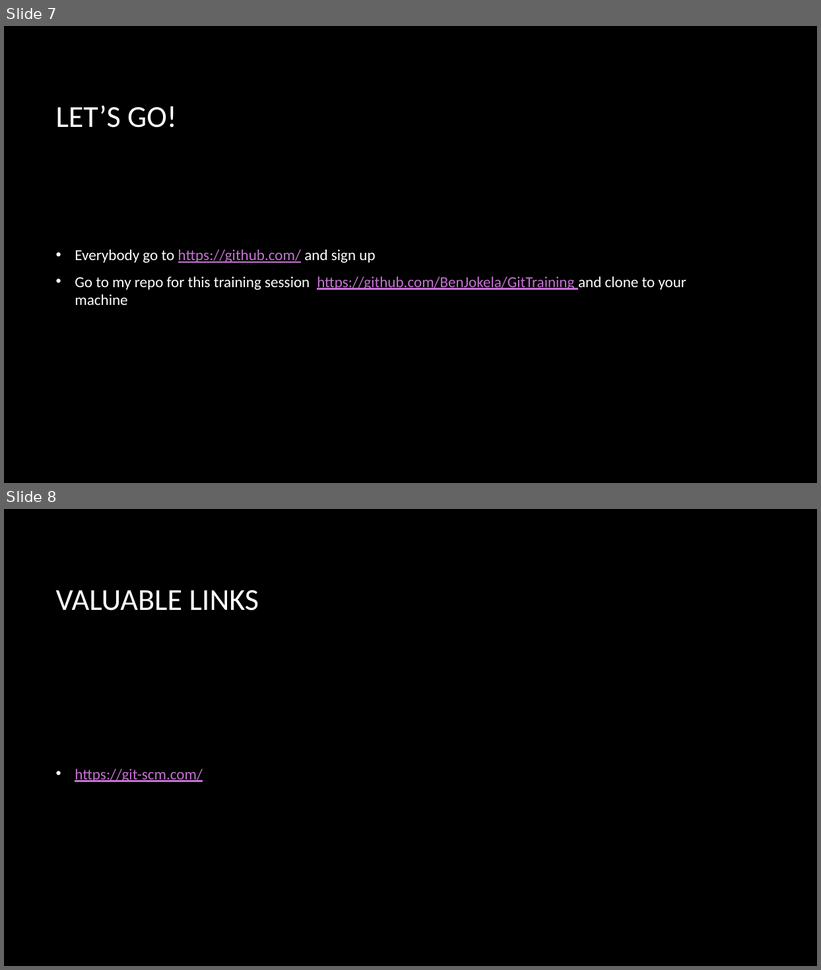
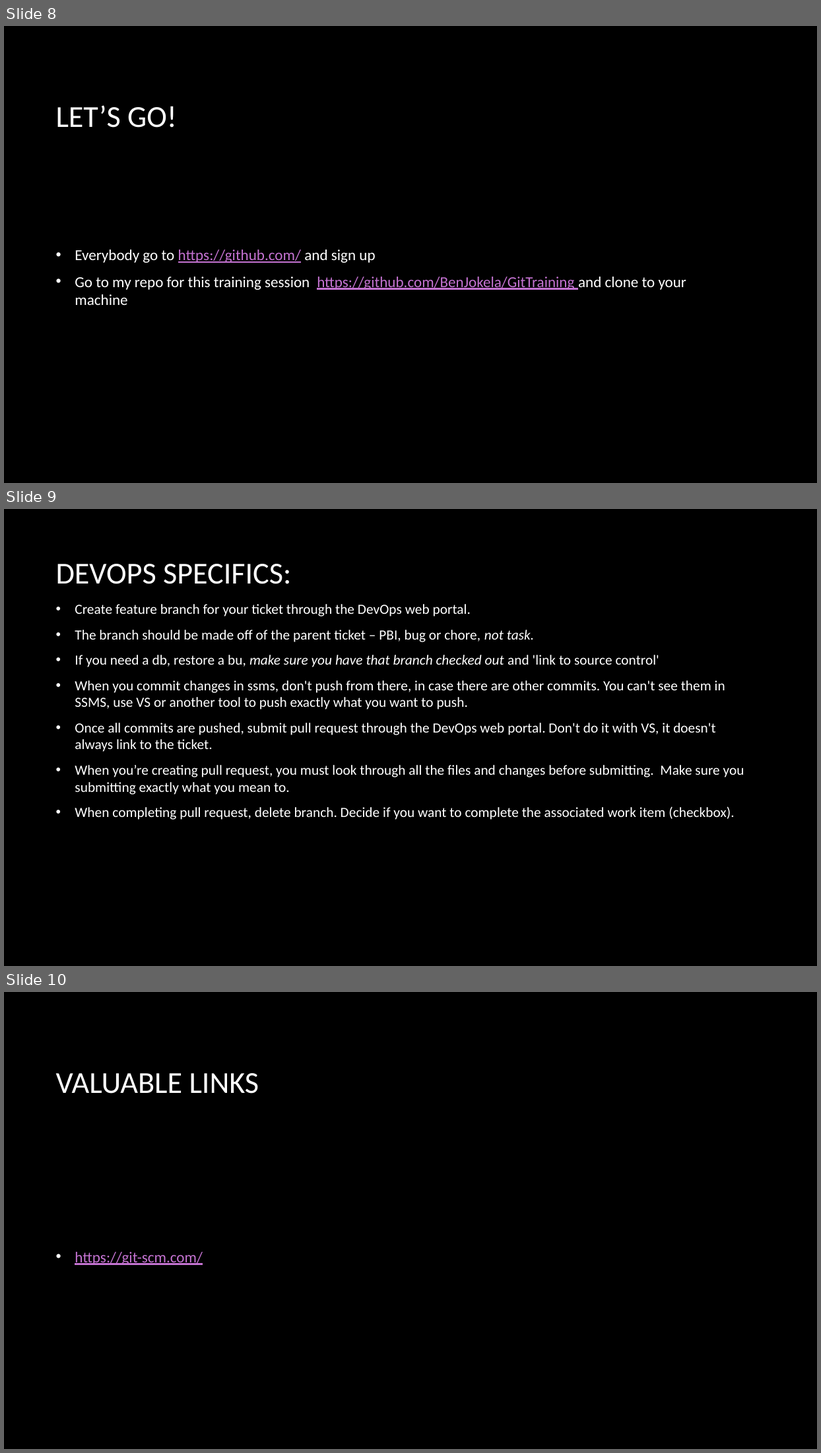
Before and after one commit to BenJokela/GitTraining, a slide deck: GIT 101.pptx. Shown one above the other, each under a label of ours: slides 7 and 8 before the commit, slides 8, 9 and 10 after it. The pictures are 821x970 and 821x1453 pixels, drawn with LibreOffice and Linux fonts; fonts in the diff are those of the drawing; background and template pictures are left out. Boxes give left, top, right and bottom in pixels: in the first picture for what was removed or moved away, otherwise in the second. Text is boxed around its words. In the diff, an @@ line names an element or a change of style, - is before the commit and + after.

Commit message:
some progress on pp

```diff
--- a/GIT 101.pptx
+++ b/GIT 101.pptx
@@ slide 9 added at <box>4,509,817,966</box>, background picture (left out) @@
@@ title added at <box>56,564,291,584</box>, 36 pt, text #FFFFFF @@
+DEVOPS SPECIFICS:
@@ text added at <box>75,604,745,820</box>, 16.6 pt, text #FFFFFF @@
+• Create feature branch for your ticket through the DevOps web portal.
+• The branch should be made off of the parent ticket – PBI, bug or chore, not task.
+• If you need a db, restore a bu, make sure you have that branch checked out and 'link to source control'
+• When you commit changes in ssms, don't push from there, in case there are other commits. You can't see them in SSMS, use VS or another tool to push exactly what you want to push.
+• Once all commits are pushed, submit pull request through the DevOps web portal. Don't do it with VS, it doesn't always link to the ticket.
+• When you’re creating pull request, you must look through all the files and changes before submitting. Make sure you submitting exactly what you mean to.
+• When completing pull request, delete branch. Decide if you want to complete the associated work item (checkbox).
@@ what was slide 7 is now slide 8 @@
@@ what was slide 8 is now slide 10 @@
```
Also in this commit, not shown: 1 slide changed, 1 other slide added.
